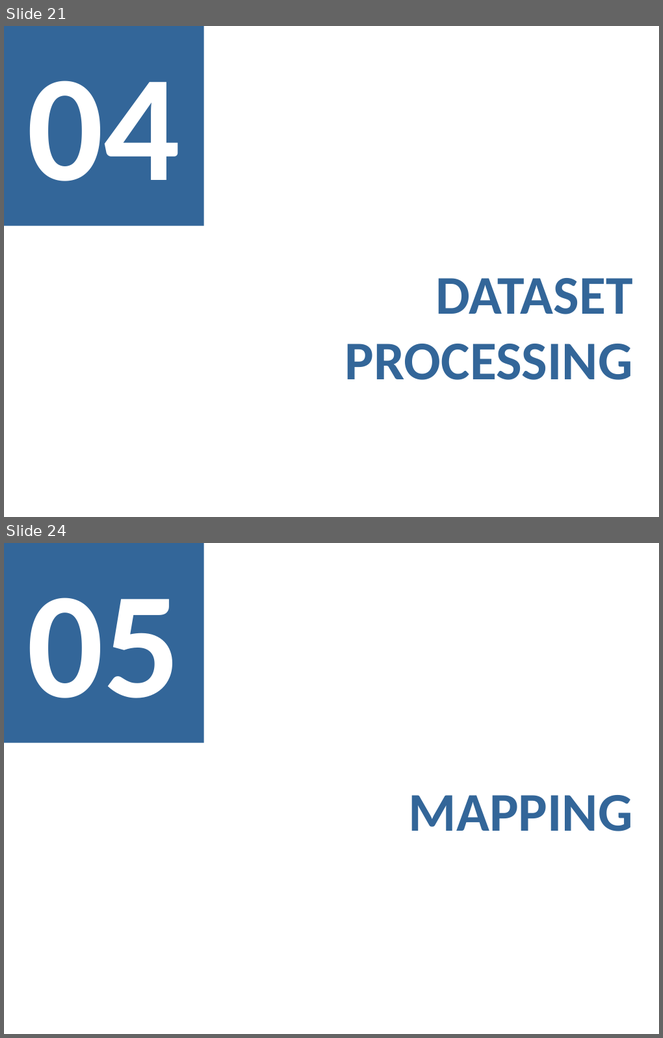
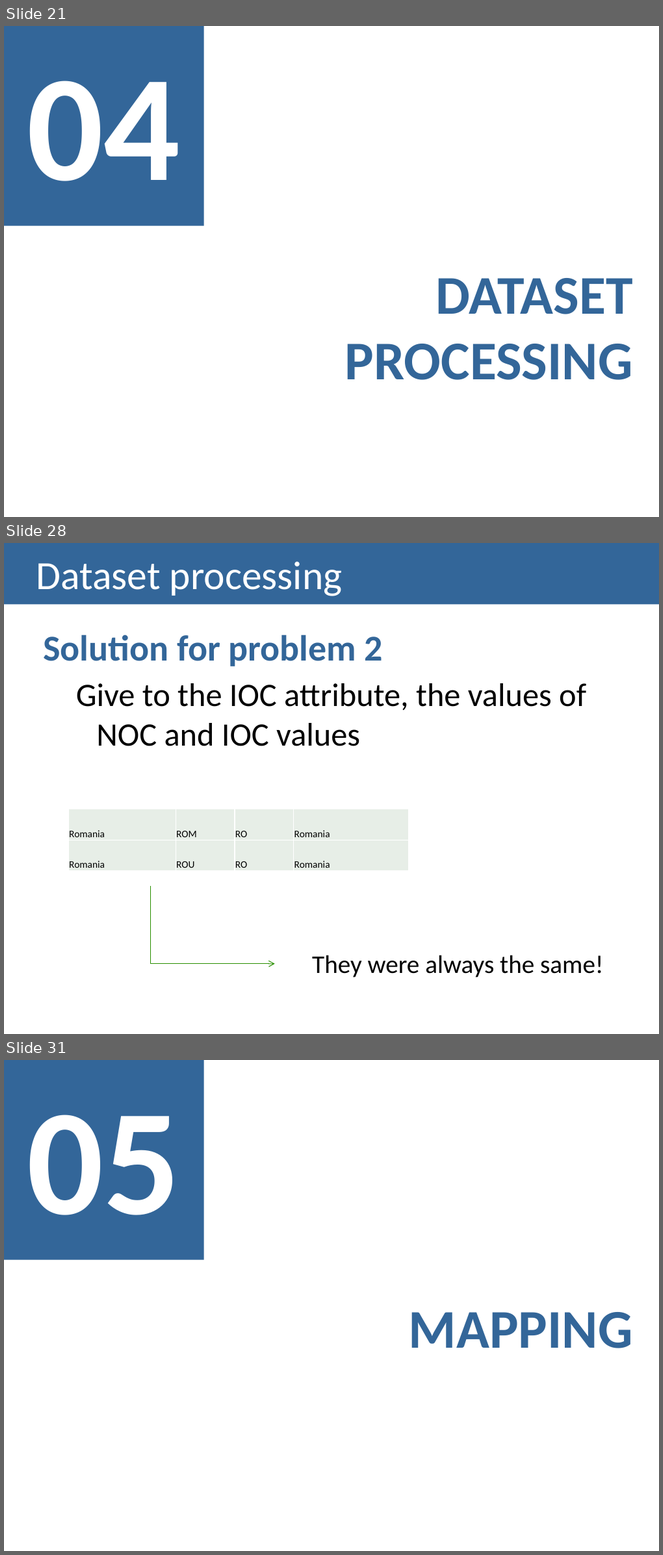
Before and after one commit to carboned4/V_I_2015_1, a slide deck: checkpoint2/G01A - Checkpoint2 Presentation.pptx. Shown one above the other, each under a label of ours: slides 21 and 24 before the commit, slides 21, 28 and 31 after it; the slides between them are not shown. The pictures are 663x1038 and 663x1555 pixels, drawn with LibreOffice and Linux fonts; fonts in the diff are those of the drawing. Boxes give left, top, right and bottom in pixels: in the first picture for what was removed or moved away, otherwise in the second. Text is boxed around its words. In the diff, an @@ line names an element or a change of style, - is before the commit and + after.

```diff
--- a/checkpoint2/G01A - Checkpoint2 Presentation.pptx
+++ b/checkpoint2/G01A - Checkpoint2 Presentation.pptx
@@ slide 28 added at (4,543,659,1034), background #FFFFFF @@
@@ title added at (4,543,659,605), fill #336699, 44 pt, text #FFFFFF @@
+Dataset processing
@@ text added at (43,635,586,746), 36 pt, text #000000 @@
+Solution for problem 2
+  Give to the IOC attribute, the values of NOC and IOC values
@@ table added at (68,809,409,871), 2 rows, 4 columns @@
+Romania | ROM | RO | Romania
+Romania | ROU | RO | Romania
@@ elbow arrow added from (151, 887) to (274, 964), #299000 0.75 pt @@
@@ text added at (312,955,604,978), 28 pt, text #000000 @@
+They were always the same!
@@ what was slide 24 is now slide 31 @@
```
Also in this commit, not shown: 2 slides changed, 8 other slides added, 1 slide removed.
